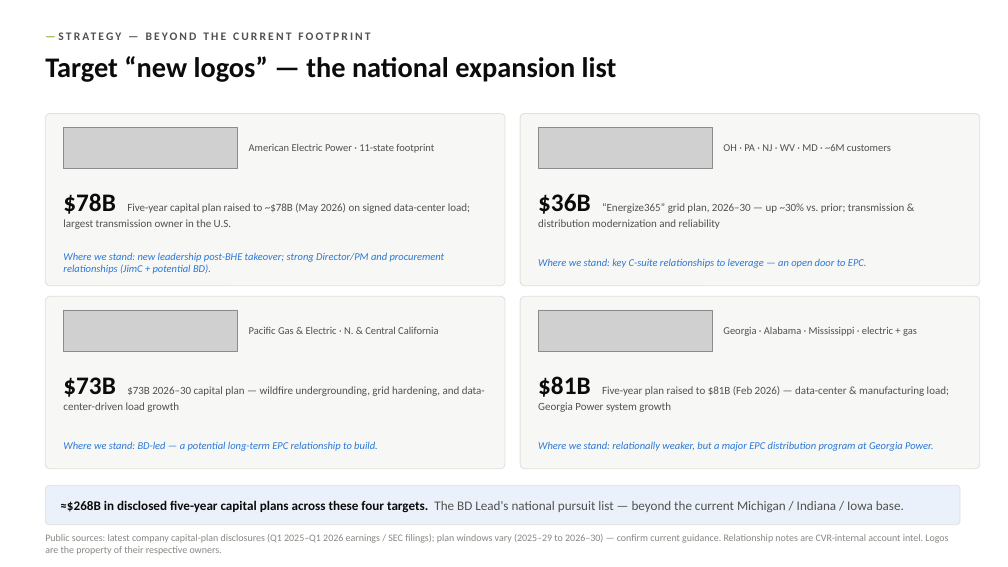
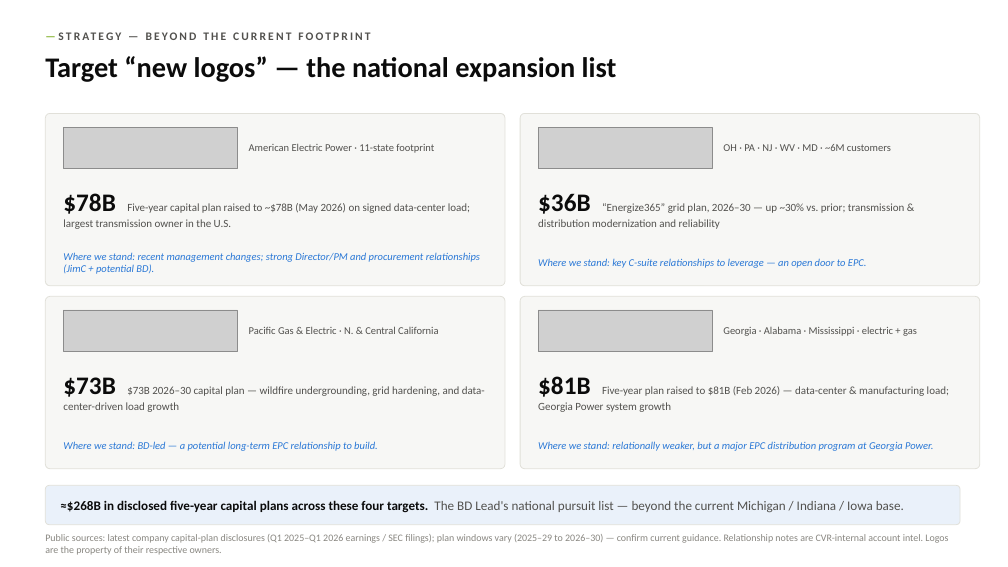
Before and after one commit to codlingjim-debug/CVR---Financial, a slide deck: slide 16 of reports/CVR_Deck_Jun2026.pptx. Drawn at 1008x567 pixels with LibreOffice and Linux fonts; fonts in the diff are those of the drawing; grey boxes stand for pictures. Boxes give left, top, right and bottom in pixels: in the first picture for what was removed or moved away, otherwise in the second. Text is boxed around its words. In the diff, an @@ line names an element or a change of style, - is before the commit and + after.

```diff
--- a/reports/CVR_Deck_Jun2026.pptx
+++ b/reports/CVR_Deck_Jun2026.pptx
@@ text at (x1=63, y1=252, x2=480, y2=274): text changed @@
-Where we stand: new leadership post-BHE takeover; strong Director/PM and procurement relationships (JimC + potential BD).
+Where we stand: recent management changes; strong Director/PM and procurement relationships (JimC + potential BD).
```
Also in this commit, not shown: 2 other slides changed, 1 other file.
